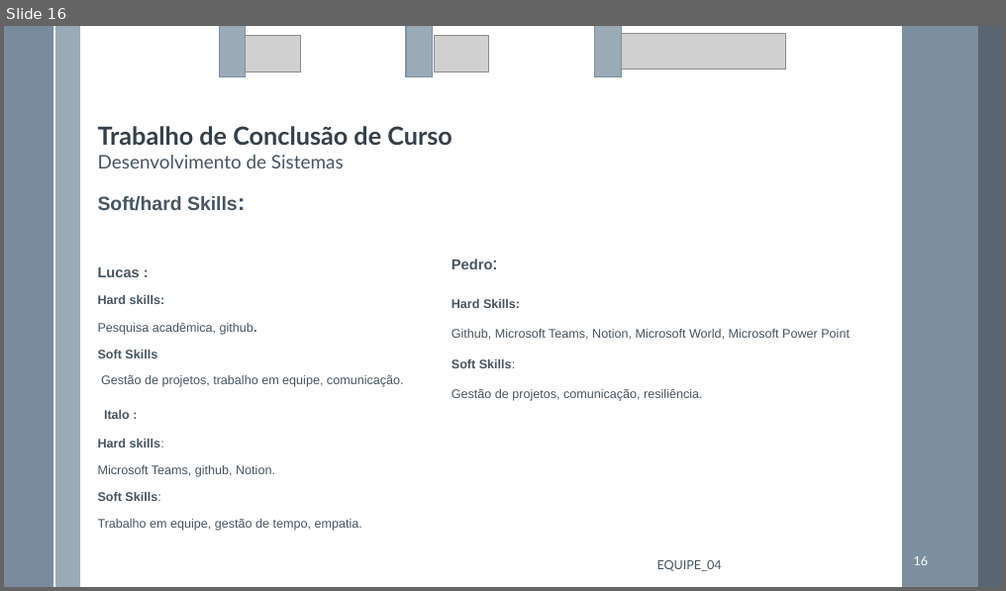
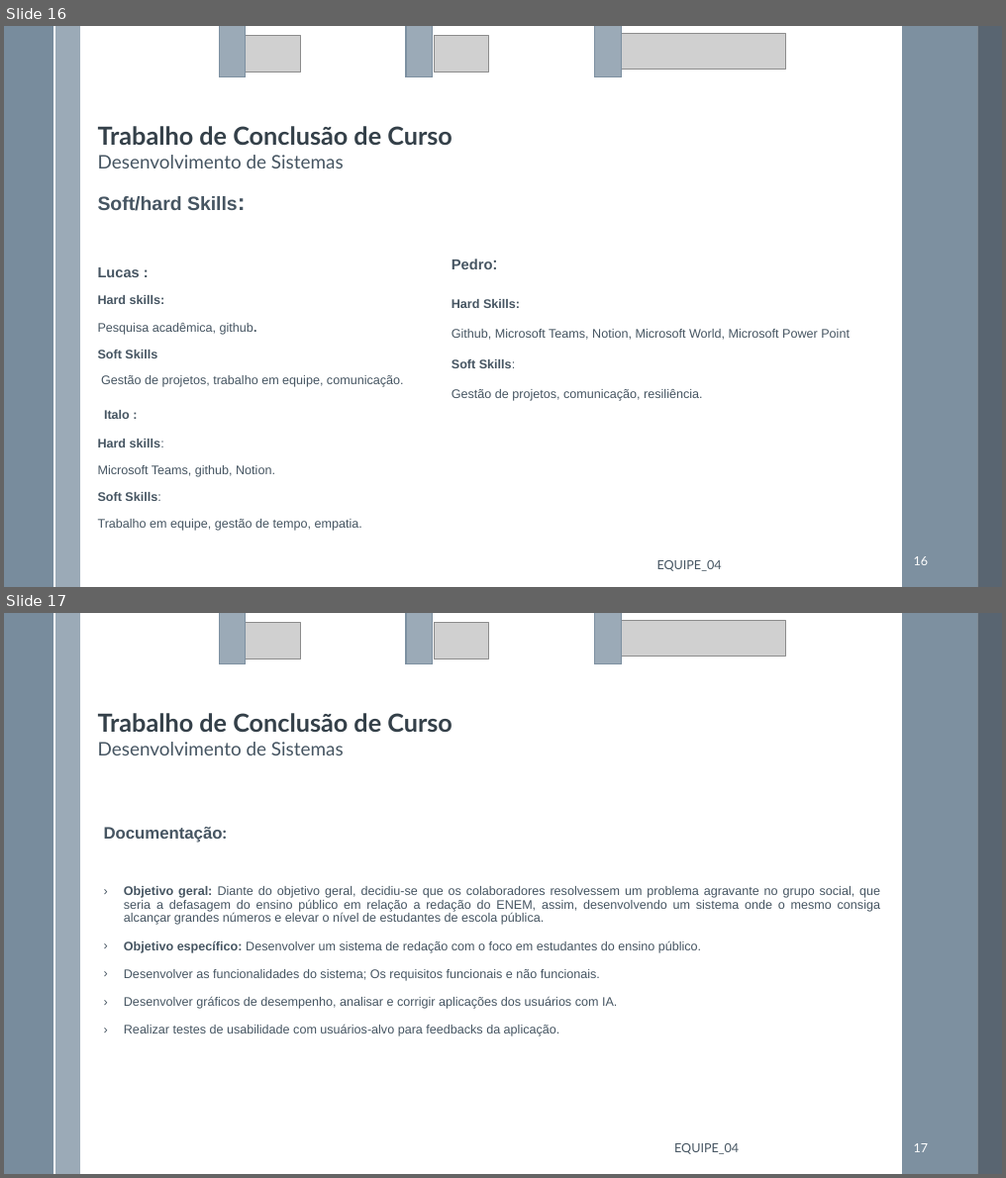
Before and after one commit to billafranca/Projeto-TCC, a slide deck: Sprints/Reuniões Semanais/slides-apresentacao.pptx. Shown one above the other, each under a label of ours: slide 16 before the commit, slides 16 and 17 after it. The pictures are 1006x591 and 1006x1178 pixels, drawn with LibreOffice and Linux fonts; fonts in the diff are those of the drawing; grey boxes stand for pictures. Boxes give left, top, right and bottom in pixels: in the first picture for what was removed or moved away, otherwise in the second. Text is boxed around its words. In the diff, an @@ line names an element or a change of style, - is before the commit and + after.

Commit message:
slides para apresentação

```diff
--- a/Sprints/Reuniões Semanais/slides-apresentacao.pptx
+++ b/Sprints/Reuniões Semanais/slides-apresentacao.pptx
@@ slide 17 added at (4, 613, 1002, 1174), background #FFFFFF; not listed: 5 template elements that a slide beside it also shows @@
@@ group added at (220, 613, 785, 663): 3 pictures, 3 rectangles @@
@@ text added at (98, 713, 452, 732), 24 pt, text #35404A, bold @@
+Trabalho de Conclusão de Curso
@@ text added at (98, 742, 344, 756), 18 pt, text #465562 @@
+Desenvolvimento de Sistemas
@@ text added at (104, 827, 880, 1037), 12 pt, text #465562 @@
+Documentação:
+› Objetivo geral: Diante do objetivo geral, decidiu-se que os colaboradores resolvessem um problema agravante no grupo social, que seria a defasagem do ensino público em relação a redação do ENEM, assim, desenvolvendo um sistema onde o mesmo consiga alcançar grandes números e elevar o nível de estudantes de escola pública.
+› Objetivo específico: Desenvolver um sistema de redação com o foco em estudantes do ensino público.
+› Desenvolver as funcionalidades do sistema; Os requisitos funcionais e não funcionais.
+› Desenvolver gráficos de desempenho, analisar e corrigir aplicações dos usuários com IA.
+› Realizar testes de usabilidade com usuários-alvo para feedbacks da aplicação.
@@ text added at (674, 1144, 739, 1155), 12 pt, text #465562 @@
+EQUIPE_04
@@ page number added at (914, 1144, 929, 1153), 12 pt, text #FFFFFF @@
+17
```
